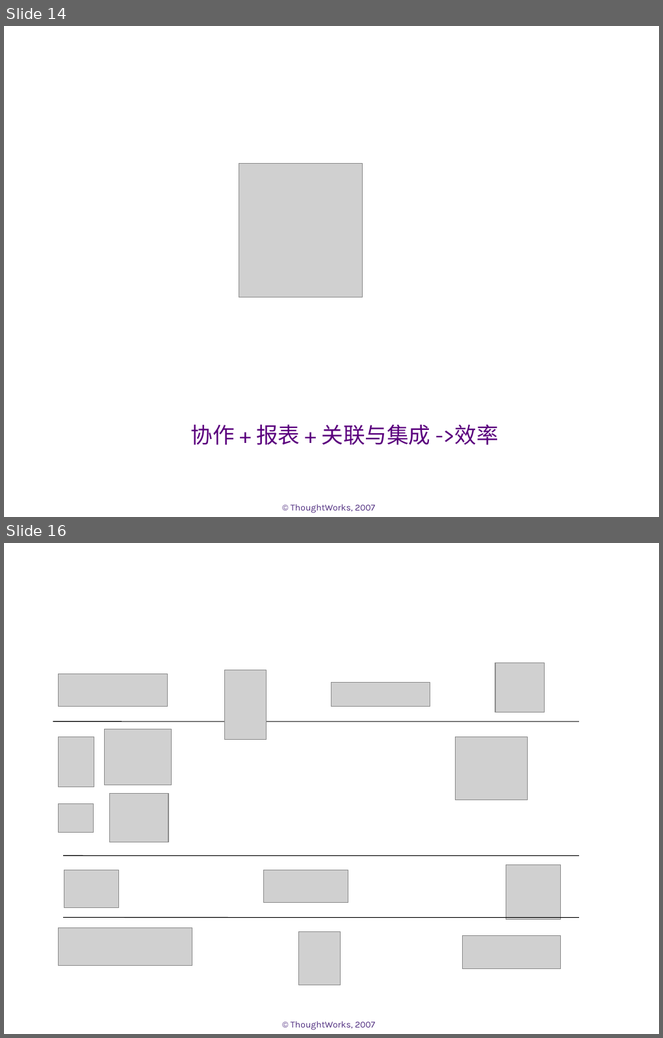
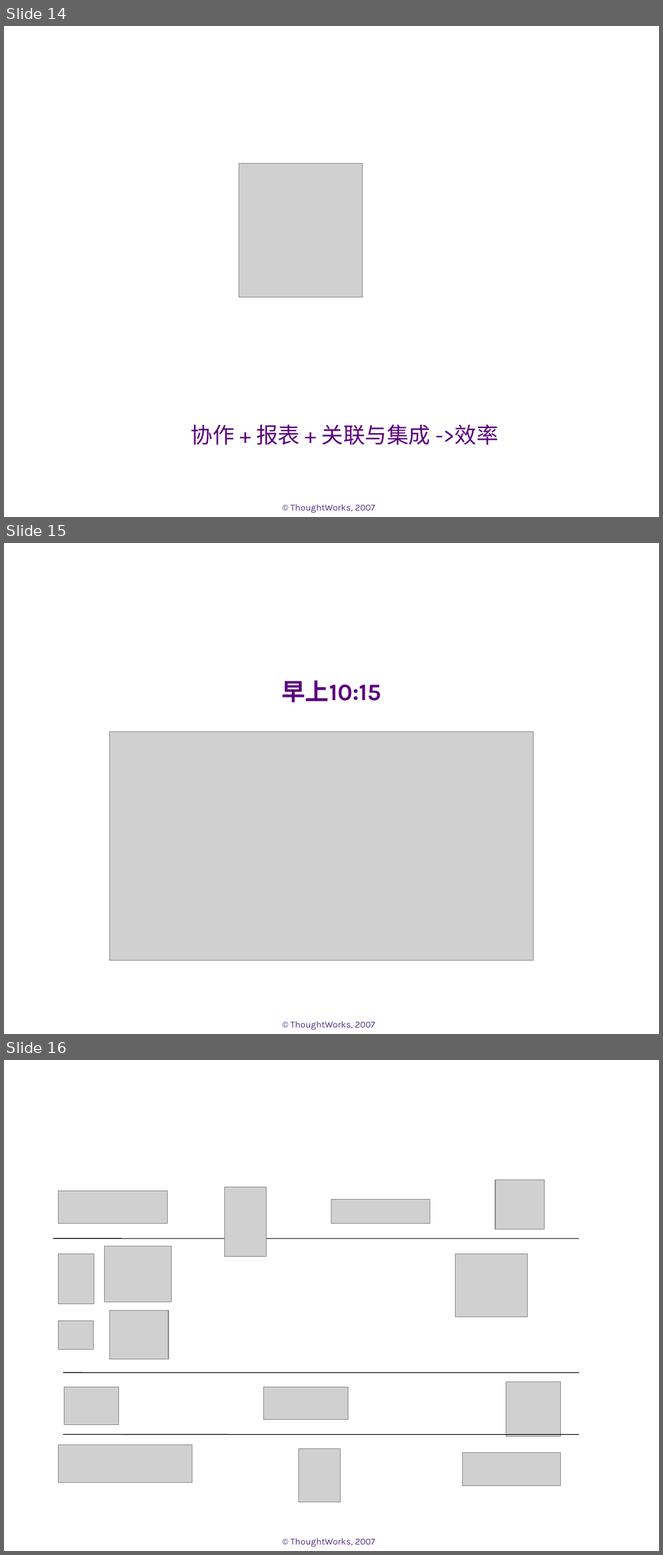
Before and after one commit to whimet/agilechina, a slide deck: docs/demo.ppt. Shown one above the other, each under a label of ours: slides 14 and 16 before the commit, slides 14, 15 and 16 after it; the slides between them are not shown. The pictures are 663x1038 and 663x1555 pixels, drawn with LibreOffice and Linux fonts; fonts in the diff are those of the drawing; grey boxes stand for pictures; background and template pictures are left out. Boxes give left, top, right and bottom in pixels: in the first picture for what was removed or moved away, otherwise in the second. Text is boxed around its words. In the diff, an @@ line names an element or a change of style, - is before the commit and + after.

```diff
--- a/docs/demo.ppt
+++ b/docs/demo.ppt
@@ slide 15 added at [4, 543, 659, 1034], background #FFFFFF; not listed: 1 template element that a slide beside it also shows @@
@@ title added at [282, 680, 381, 703], 26 pt, text #5A007D, bold @@
+早上10:15
@@ picture added at [109, 731, 533, 960] @@
```
Also in this commit, not shown: 1 slide changed, 1 slide removed.
